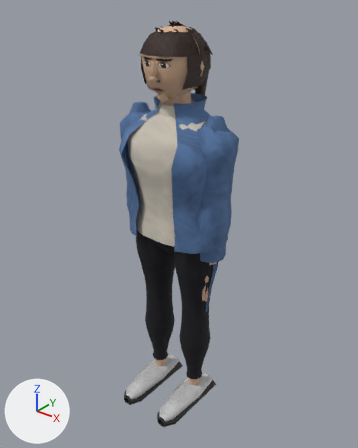
The glTF model games/fighter/assets/models/crowd1.glb: old version first, new version second.
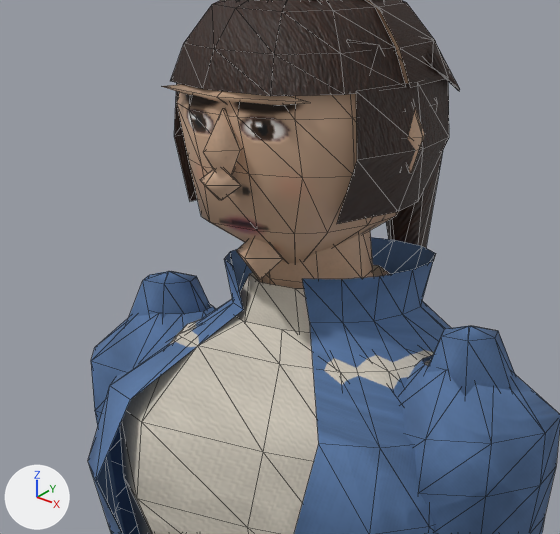
There are two pictures of each version: one whole from a 50 mm lens placed at (1.257, -1.554, 1.909), pointed at (0.009, 0.005, 0.942), one close up on the part from 27% to 67% of the width and 7% to 38% of the height. Lighting does not change. The marker at lower left points along +X, +Y and +Z. The last two pictures show the newer version. The close-ups show mesh edges as thin lines. Vertices at exactly the same position are counted once.

In view in the first close-up: 'BodyCloth', 'BodyHair', 'BodySkin'.
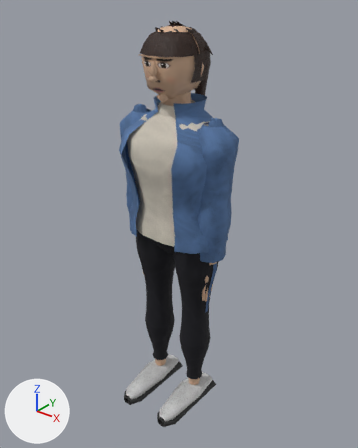
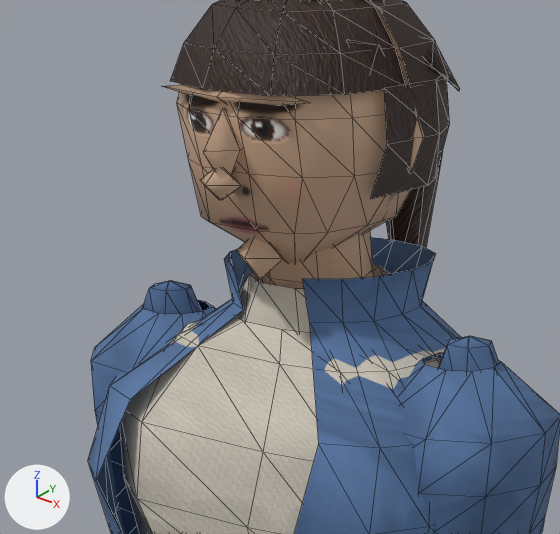
Pixel boxes (x1, y1, x2, y2) of what changed, in the close-ups (560 x 534 px; the box of a moved part takes in the faces that stretch with it):
part 1 of me_crowd1_cloth, surface changed
    before: (127, 271, 515, 396)
    after: (143, 280, 499, 372)
part 2 of me_crowd1_hair, moved or reshaped
    before: (174, 79, 449, 224)
    after: (370, 77, 450, 199)

What the commit changed:
me_crowd1_cloth is used by ob_bodycloth; location (0.0, 0.0, 0.0).
me_crowd1_cloth had 981 vertices, 1618 faces and spanned x -0.28..0.29, y -0.26..0.18, z 0.0..1.73.
me_crowd1_cloth now has 945 vertices, 1570 faces and spans x -0.28..0.29, y -0.19..0.18, z 0.14..1.73.
me_crowd1_cloth part 1: 72 kept faces spanning x -0.25..0.25, y -0.05..0.04, z 1.32..1.45 get new texture (UV) coordinates.
Edits to the shape of me_crowd1_cloth do not show in these pictures.
me_crowd1_cloth no longer uses material mat_cloth_sole.
me_crowd1_hair is used by ob_bodyhair; location (0.0, 0.0, 0.0).
me_crowd1_hair had 294 vertices, 390 faces and spanned x -0.127..0.125, y -0.136..0.196, z 1.408..1.784.
me_crowd1_hair now has 294 vertices, 390 faces and spans x -0.125..0.125, y -0.136..0.196, z 1.408..1.784.
me_crowd1_hair part 2: 24 of 294 vertices moved; they spanned x -0.127..0.125, y -0.081..0.126, z 1.554..1.675 and now span x -0.125..0.125, y -0.054..0.128, z 1.575..1.675; mean shift (0.001, 0.02, 0.011); largest move (0.1, 0.006, 1.554) -> (0.111, 0.039, 1.575).
